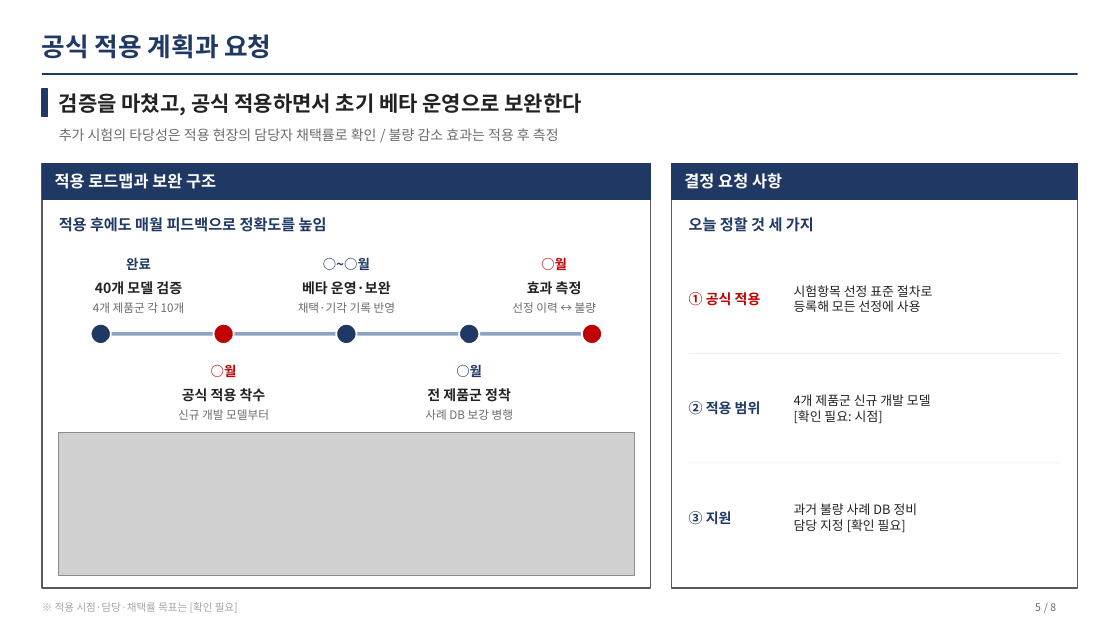
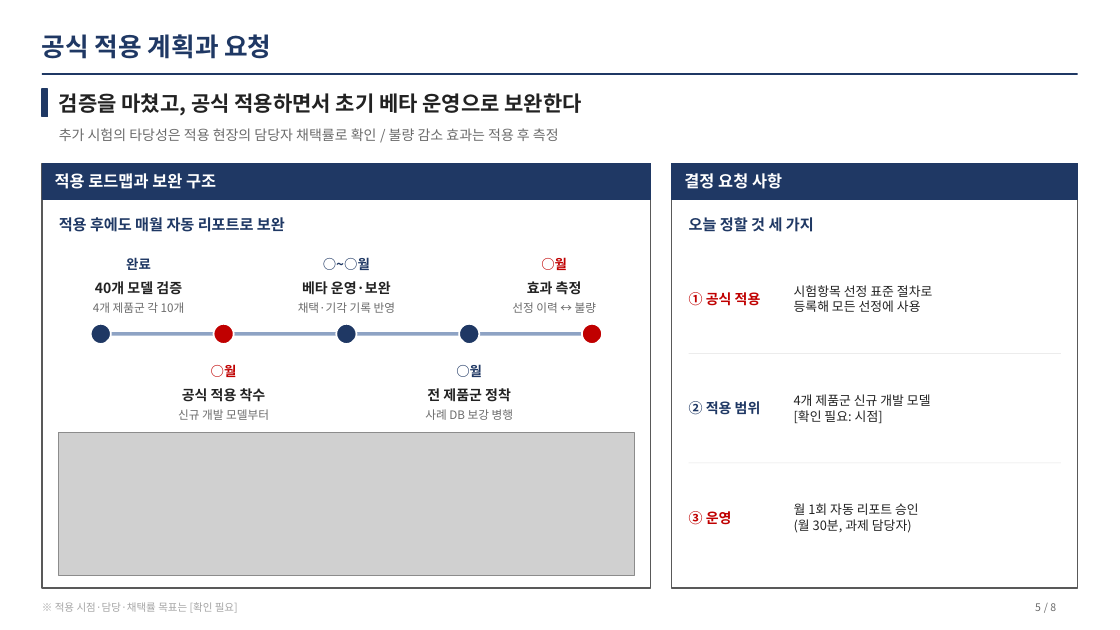
Before and after one commit to kimeungjin-cmd/Start1, a slide deck: slide 5 of output/vp/시험항목자동선정_성과보고.pptx. Drawn at 1120x630 pixels with LibreOffice and Linux fonts; fonts in the diff are those of the drawing; grey boxes stand for pictures. Boxes give left, top, right and bottom in pixels: in the first picture for what was removed or moved away, otherwise in the second. Text is boxed around its words. In the diff, an @@ line names an element or a change of style, - is before the commit and + after.

```diff
--- a/output/vp/시험항목자동선정_성과보고.pptx
+++ b/output/vp/시험항목자동선정_성과보고.pptx
@@ text at box(59, 215, 285, 235): text changed @@
-적용 후에도 매월 피드백으로 정확도를 높임
+적용 후에도 매월 자동 리포트로 보완
@@ text at box(794, 503, 919, 533): text changed @@
-과거 불량 사례 DB 정비
-담당 지정 [확인 필요]
+월 1회 자동 리포트 승인
+(월 30분, 과제 담당자)
@@ text at box(689, 511, 732, 525): text changed; text colour #1F3864 to #C00000 @@
-③ 지원
+③ 운영
```
Also in this commit, not shown: 1 other slide changed, 4 other files.
